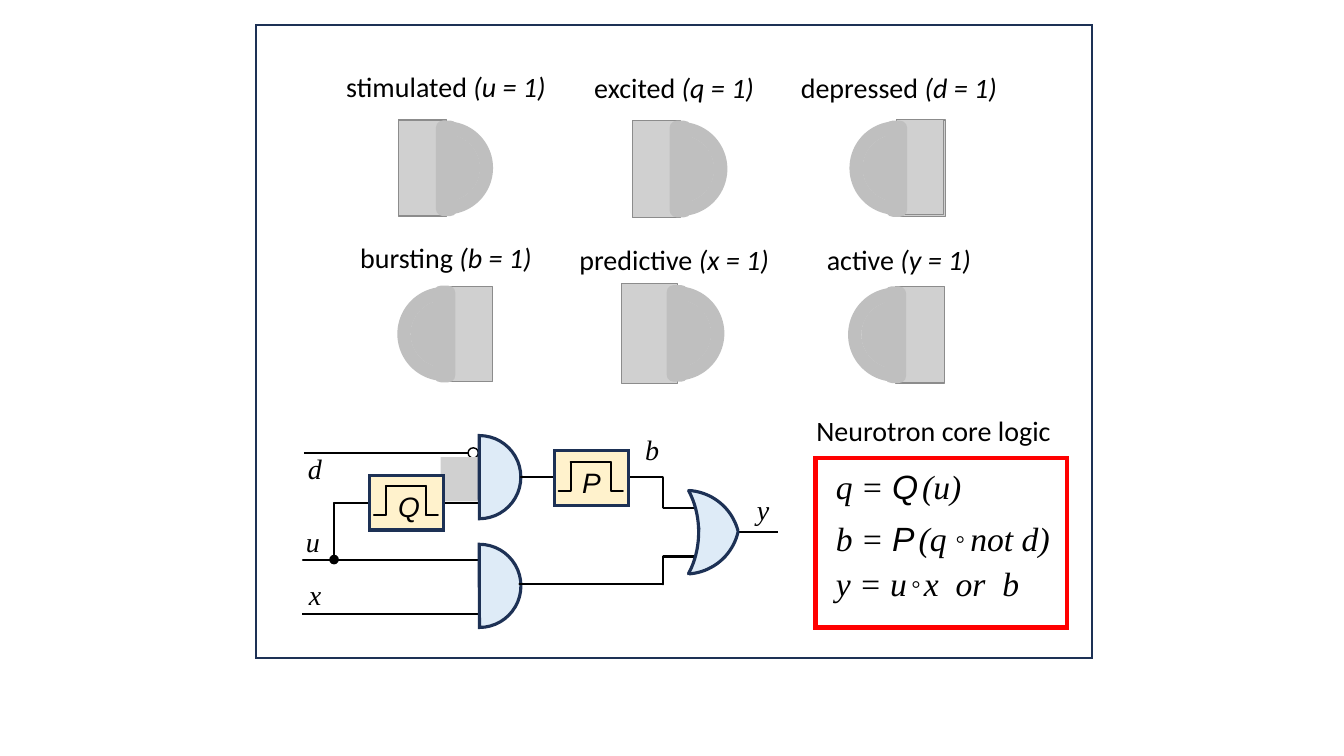
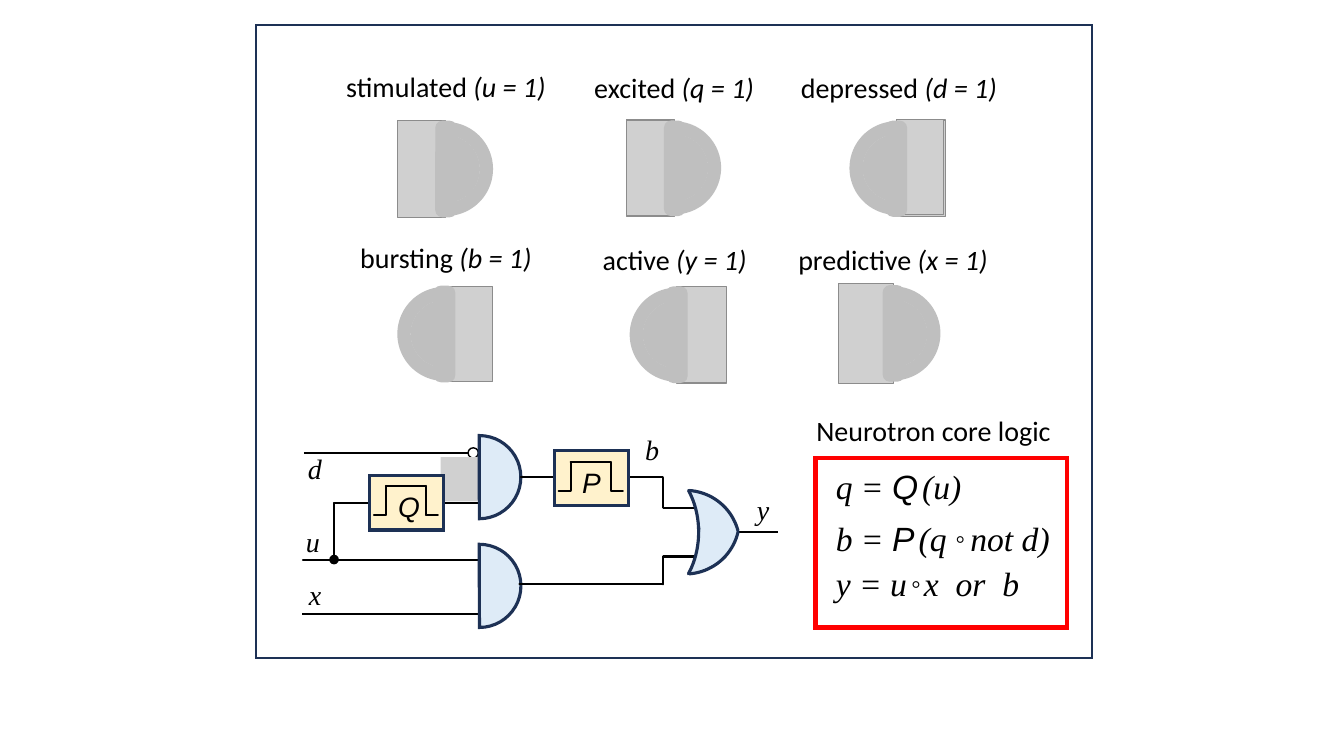
Before and after one commit to ihux/neural-study, a slide deck: slide 8 of paper/Neurotron/Neurotron - Images.pptx. Drawn at 1344x756 pixels with LibreOffice and Linux fonts; fonts in the diff are those of the drawing; grey boxes stand for pictures. Boxes give left, top, right and bottom in pixels: in the first picture for what was removed or moved away, otherwise in the second. Text is boxed around its words. In the diff, an @@ line names an element or a change of style, - is before the commit and + after.

```diff
--- a/paper/Neurotron/Neurotron - Images.pptx
+++ b/paper/Neurotron/Neurotron - Images.pptx
@@ 1 picture, 1 donut, 1 ellipse, 1 rounded rectangle: place and size @@
-1 picture, 1 donut, 1 ellipse, 1 rounded rectangle at [632,120,727,218]
+1 picture, 1 donut, 1 ellipse, 1 rounded rectangle at [398,120,493,218]
@@ 2 pictures, 1 donut, 1 ellipse, 1 rounded rectangle: place and size @@
-2 pictures, 1 donut, 1 ellipse, 1 rounded rectangle at [399,120,493,217]
+2 pictures, 1 donut, 1 ellipse, 1 rounded rectangle at [627,120,721,217]
@@ text "active (y = 1)": place and size @@
-text "active (y = 1)" at [827,249,971,275]
+text "active (y = 1)" at [603,249,747,275]
@@ text "predictive (x = 1)": place and size @@
-text "predictive (x = 1)" at [579,249,769,275]
+text "predictive (x = 1)" at [798,249,988,275]
@@ 1 donut, 1 ellipse, 1 rounded rectangle: place and size @@
-1 donut, 1 ellipse, 1 rounded rectangle at [848,286,942,383]
+1 donut, 1 ellipse, 1 rounded rectangle at [630,286,724,383]
@@ picture: place and size @@
-picture at [895,286,945,383]
+picture at [678,286,727,383]
@@ 1 picture, 1 donut, 1 ellipse, 1 rounded rectangle: place and size @@
-1 picture, 1 donut, 1 ellipse, 1 rounded rectangle at [622,284,724,384]
+1 picture, 1 donut, 1 ellipse, 1 rounded rectangle at [838,284,941,384]
```
Also in this commit, not shown: 1 other slide changed, 1 other file.
